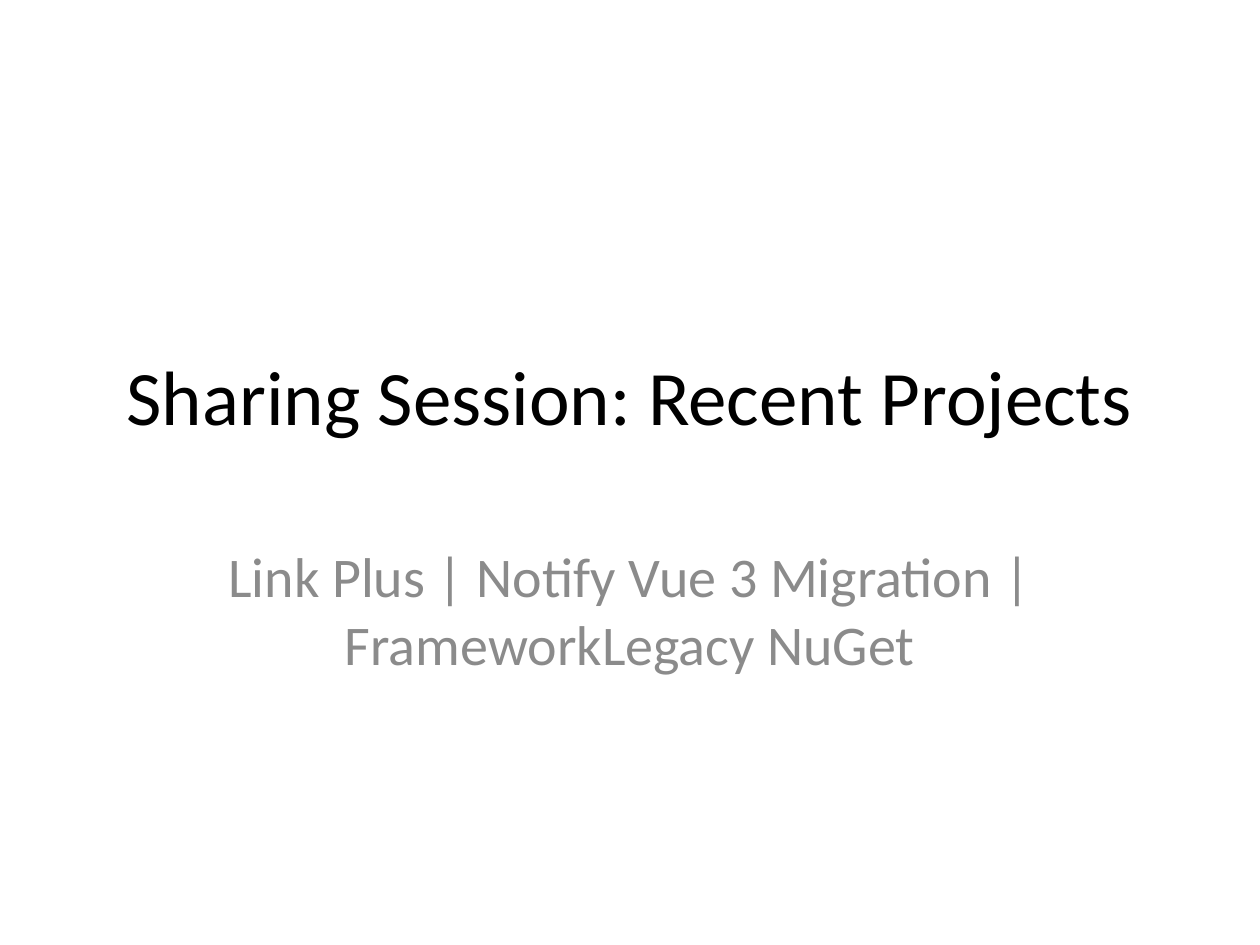
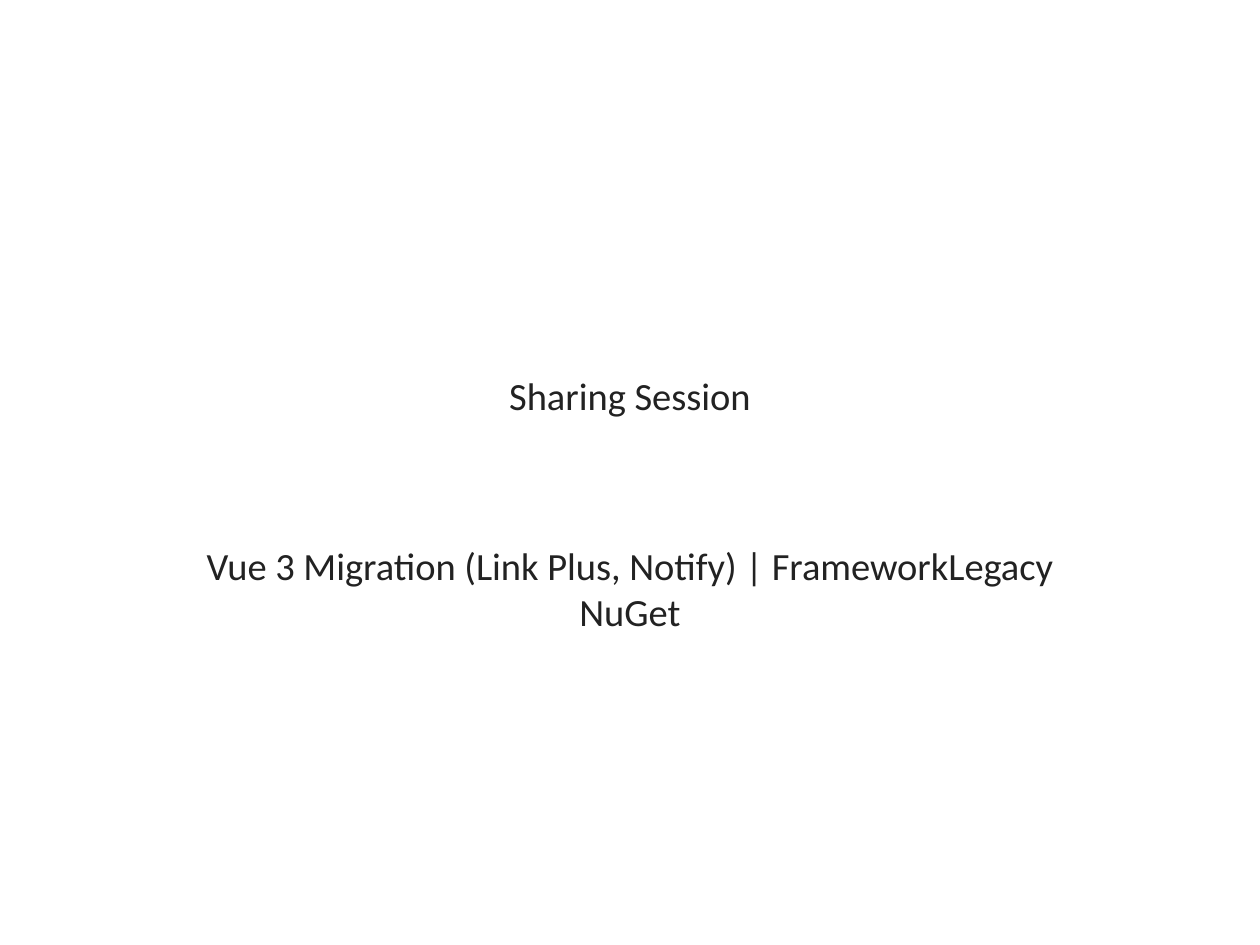
Before and after one commit to VinhSquid/file-word, a slide deck: slide 1 of slideshow.pptx. Drawn at 1260x945 pixels with LibreOffice and Linux fonts; fonts in the diff are those of the drawing. Boxes give left, top, right and bottom in pixels: in the first picture for what was removed or moved away, otherwise in the second. Text is boxed around its words. In the diff, an @@ line names an element or a change of style, - is before the commit and + after.

```diff
--- a/slideshow.pptx
+++ b/slideshow.pptx
@@ title at [509,383,751,417]: text changed; size 44 to 22 pt; text colour #000000 to #222222 @@
-Sharing Session: Recent Projects
+Sharing Session
@@ subtitle at [207,552,1053,627]: text changed; size 32 to 22 pt; text colour #8C8C8C to #222222 @@
-Link Plus | Notify Vue 3 Migration | FrameworkLegacy NuGet
+Vue 3 Migration (Link Plus, Notify) | FrameworkLegacy NuGet
```
Also in this commit, not shown: 5 other slides changed, 2 slides added.
